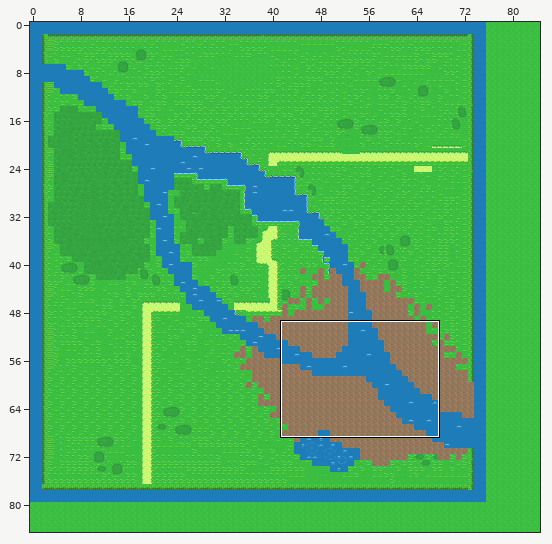
Level history. Tiled map: resources/maps/Map-1.tmx. Above, an overview of the earlier version with the close-up marked.
Close-up. As it was:
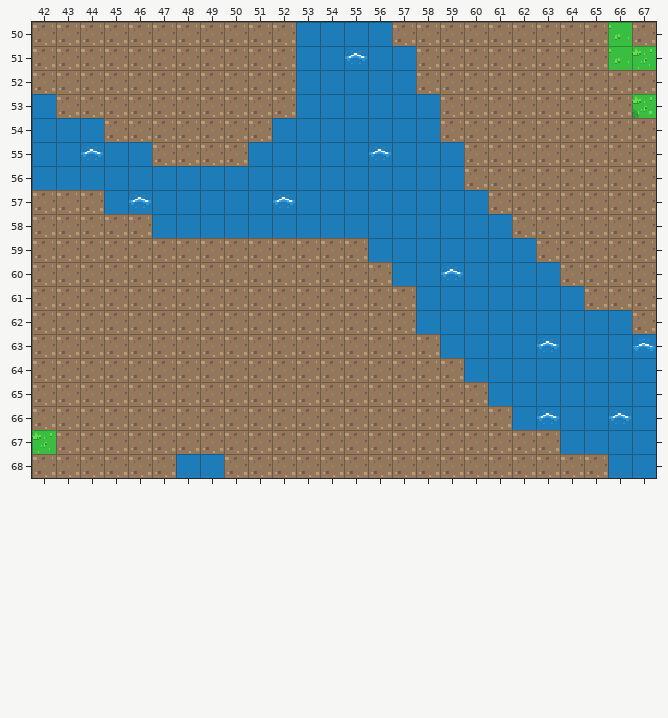
Cells are 16x16 px. Shown: x 42..67, y 50..68. The commit also changed other parts of the map, which this record leaves out.
New version:
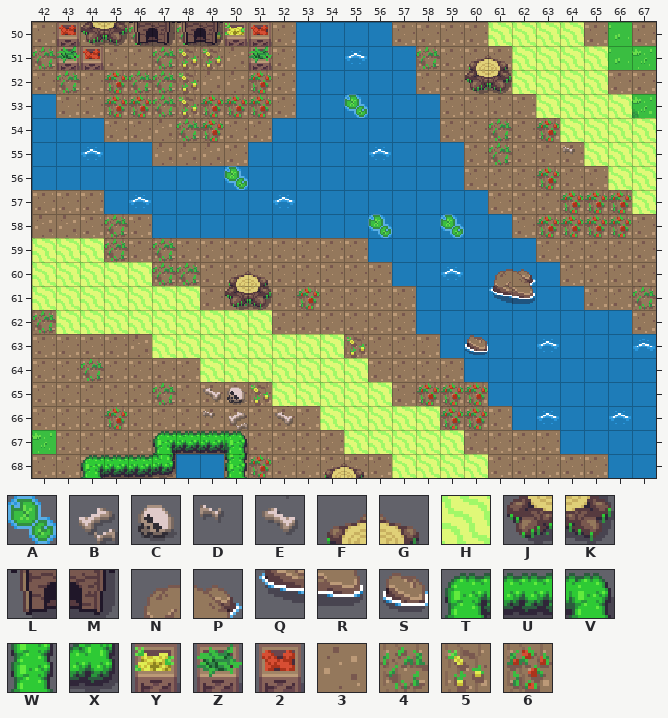
Key: from "Base": A 5, B 109, C 147, D 148, E 149, F 151, G 152, H 161, J 191, K 192, L 293, M 294, N 333, P 334, Q 373, R 374, S 411, T 521, U 522, V 523, W 561, X 603, Y 826, Z 827, 2 828, 3 1201, 4 1360, 5 1361, 6 1400.
_ is an empty cell, . an unchanged one.
Tiles of an added or newly shown layer are drawn over the layers below it.
Changes in this commit:
--- layer "decoration" (now shown)
@@ x 42..67 @@
-50 ..___.__...........____...
-51 _...._.___......_.______..
-52 ._.___.__.........______..
-53 ...._........_.......____.
-54 ......_............_._____
-55 ..................._..____
-56 ........_............_..__
-57 ......................____
-58 __._.........._.._...____.
-59 ____._....................
-60 _______.__.........__.....
-61 _______.__._.......__...._
-62 __________................
-63 ....__________...._.......
-64 .._...._______............
-65 ....._.________.___.......
-66 ..._...__._._______.......
-67 .....____...._____........
-68 ..____..__..__.____.......
+50 ..JK4.45...........HHHH...
+51 4....D.FG4......4.FGHHHH..
+52 .4.644.JK.........JKHHHH..
+53 ....4........A.......HHHH.
+54 ......6............4.6HHHH
+55 ...................4..DHHH
+56 ........A............6..HH
+57 ......................666H
+58 33.4..........A..A...6666.
+59 HHH4.4....................
+60 HHHHH44.FG.........NP.....
+61 HHHHHHH.JK.6.......QR....4
+62 4HHHHHHHHH................
+63 ....3HHHHHHHH5....S.......
+64 ..4....HHHHHHH............
+65 .....4.EC5HHHHH.666.......
+66 ...6...DB.E.HHHHH66.......
+67 .....TUUV....HHHHH........
+68 ..TUUX..W6..FG.HHHH.......
--- layer "houses" (now shown)
@@ x 43..51 @@
-50 _..______
-51 __.._____
-52 .._______
-53 .._______
-54 ....___..
-55 ....___..
+50 2..LMLMY2
+51 Z2..4553Z
+52 ..6445336
+53 ..6645666
+54 ....346..
+55 ....333..
